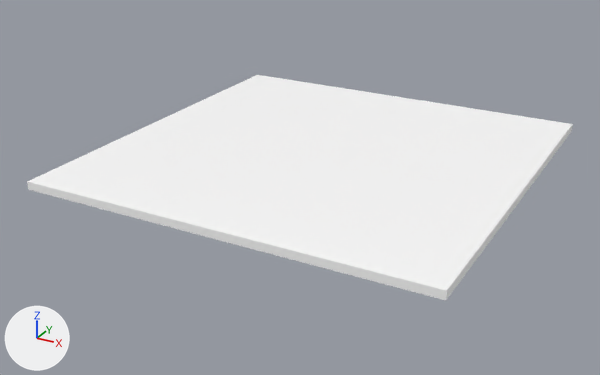
Two versions of the Blender file Project/Resources/Models/Stage/Stage.blend, one commit apart.
Rendered twice from a 50 mm lens placed at (88.2, -172.6, 74.8), pointed at (-3.6, -5.8, -8.6). The lights are fixed; the arrows at lower left show +X, +Y and +Z.
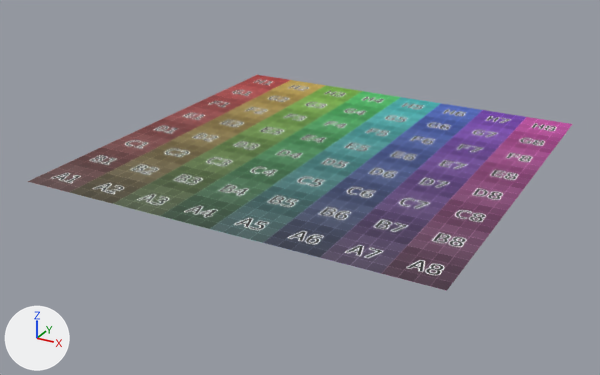
The newer file is also rescaled (x2.0) as a whole; pictures and numbers use the older file's frame.

Changed parts and their boxes (x1, y1, x2, y2) in the pictures (600 x 375 px):
```json
{"object": "Cube", "change": "reshaped", "before": [27, 75, 573, 300], "after": [27, 75, 572, 291]}
{"part": 1, "of": "me_cube", "change": "deleted", "before": [27, 124, 573, 300]}
{"part": 2, "of": "me_cube", "change": "recoloured", "before": [27, 75, 572, 291], "after": [27, 75, 572, 291]}
```

Edits to the scene script, one JSON object a line:
```json
{"op": "add", "block": "img_stage", "code": ["img_stage = load_image('Stage', '../../Textures/Stage.png', 1024, 1024, 'sRGB')"]}
{"op": "add", "block": "mat_マテリアル", "code": ["mat_マテリアル = principled_material('マテリアル')", "mat_マテリアル.texture = img_stage"]}
{"block": "me_cube", "where": "# used by ob_cube; location = (0.0, 0.0, -1.0); scale = (50.0, 50.0, 1.0)"}
{"block": "me_cube", "where": "# verts and faces of me_cube; kept vertices keep their numbers, new ones are numbered from 8"}
{"block": "me_cube", "where": "# before: 0 (1.0, 1.0, 1.0) at pixel (572, 124), 1 (1.0, 1.0, -1.0) at pixel (571, 131), 2 (1.0, -1.0, 1.0) at pixel (446, 290), 3 (1.0, -1.0, -1.0) at pixel (446, 300), 4 (-1.0, 1.0, 1.0) at pixel (257, 74)"}
{"block": "me_cube", "where": "# before: 5 (-1.0, 1.0, -1.0), 6 (-1.0, -1.0, 1.0) at pixel (27, 181), 7 (-1.0, -1.0, -1.0) at pixel (28, 189)"}
{"op": "remove", "block": "me_cube", "code": "me_cube.from_pydata(...)  # 8 vertices, 6 faces; spans x -1.0..1.0, y -1.0..1.0, z -1.0..1.0"}
{"op": "remove", "block": "me_cube", "code": "me_cube.materials.append(mat_material)  # picture img_white2x2_png"}
{"op": "add", "block": "me_cube", "code": "me_cube.from_pydata(...)  # 4 vertices, 1 face; spans x -1.0..1.0, y -1.0..1.0, z 1.0"}
{"block": "me_cube", "change": "me_cube part 1"}
{"op": "add", "block": "me_cube", "code": "delete_vertices([1, 3, 5, 7])  # with the faces that use them"}
{"block": "me_cube", "change": "me_cube part 2: 1 face spanning x -1.0..1.0, y -1.0..1.0, z 1.0 switches from mat_material (picture img_white2x2_png) to mat_マテリアル (picture img_stage)"}
{"op": "add", "block": "me_cube", "code": "me_cube.materials.append(mat_マテリアル)  # picture img_stage"}
```
